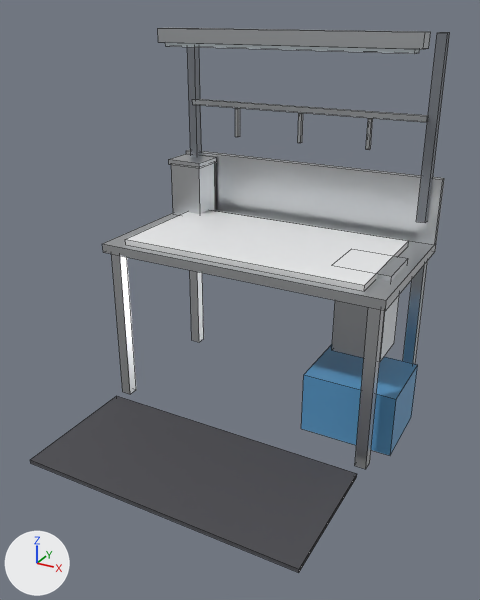
Two versions of the FBX model Tools/butchery/fbx/SM_DEBONE_STATION.fbx, one commit apart.
The view is the same before and after, from a camera (50 mm lens) standing at (1.51, -2.75, 2.13) and looking at (0.04, -0.09, 0.8). The axes (+X, +Y, +Z) are drawn at lower left. The lights are the same throughout. The first picture is the older version. Mesh edges are drawn as thin lines.

The first picture shows 'SM_DEBONE_STATION'.
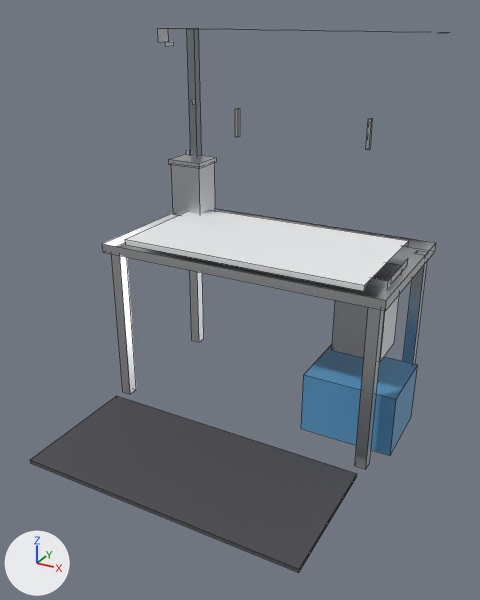
The change in detail:
me_sm_debone_station_001 is used by ob_sm_debone_station; location (0.0, 0.0, 0.0).
me_sm_debone_station_001 had 168 vertices, 126 faces and spanned x -0.83..0.83, y -0.83..0.83, z 0.0..2.04.
me_sm_debone_station_001 now has 138 vertices, 80 faces and spans x -0.83..0.83, y -0.83..0.83, z 0.0..2.04.
me_sm_debone_station_001 part 1: the loose piece of 8 vertices spanning x -0.04..-0.02, y 0.73..0.75, z 1.44..1.6 is deleted.
Part 2, on me_sm_debone_station_001:
22 vertices are removed from x 0.43..0.77, y 0.16..0.83, z 0.94..1.97.
40 faces are deleted.

Location of each change, [x1, y1, x2, y2] in pixels of the pictures (480 x 600 px):
'SM_DEBONE_STATION', reshaped
    before: [30, 28, 450, 573]
    after: [30, 28, 449, 573]
part 1 of me_sm_debone_station_001, deleted
    before: [298, 113, 303, 143]
part 2 of me_sm_debone_station_001, deleted
    before: [103, 28, 450, 300]
